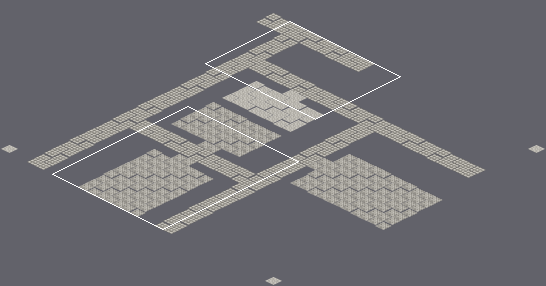
Two versions of a level (Tiled map (JSON), source/assets/map/test-1.json). The first picture is a wide view before the edit; the outline marks the close-up.
Close-up. Before the edit:
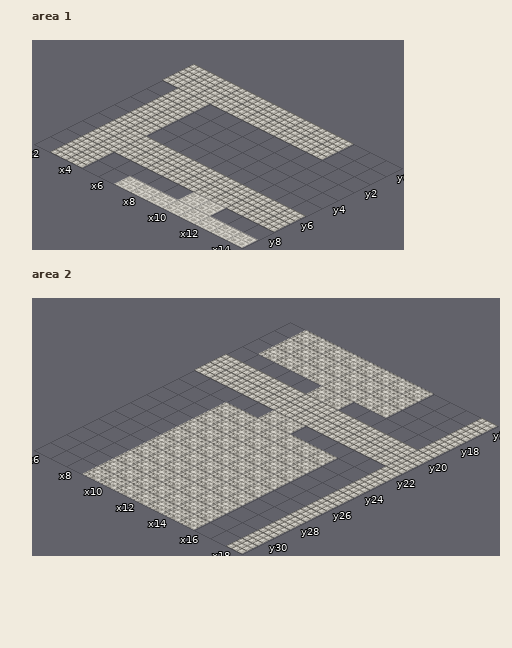
Cells are 128x64 px. Isometric: x runs down to the right, y down to the left. Shown: area 1 x 2..14, y 0..9; area 2 x 6..18, y 16..31.
The result:
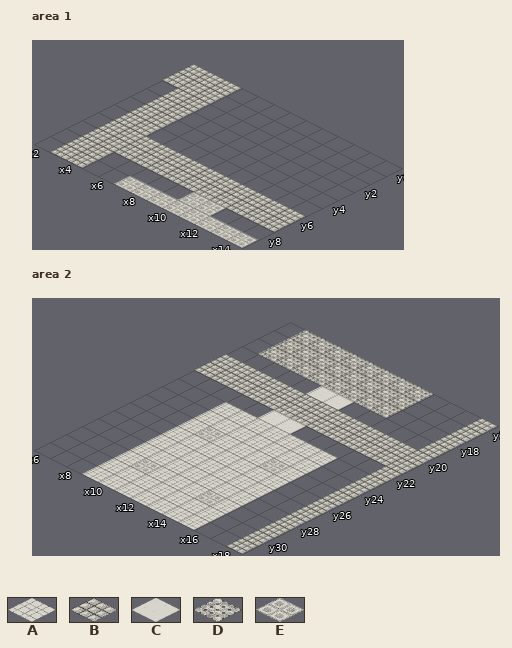
Key: from "tile-floor-table-128-64": A 2, B 3, C 4, D 7, E 8.
_ is an empty cell.
The exact change:
Layer "floor", area 1:
y 0..1: x 5..11 BBBBBBB -> _______
Layer "floor", area 2:
y 19: x 11..12 DD -> CC
y 22: x 11..12 DD -> CC
y 23..24: x 9..15 DDDDDDD -> AAAAAAA
y 25: x 9..15 DDDDDDD -> AEAAAEA
y 26..28: x 9..15 DDDDDDD -> AAAAAAA
y 29: x 9..15 DDDDDDD -> AEAAAEA
y 30..31: x 9..15 DDDDDDD -> AAAAAAA
Where, in picture pixels (left, top, right, bottom), the same in both close-ups:
removed: (210, 88, 354, 160)
changed: (82, 386, 354, 530)
